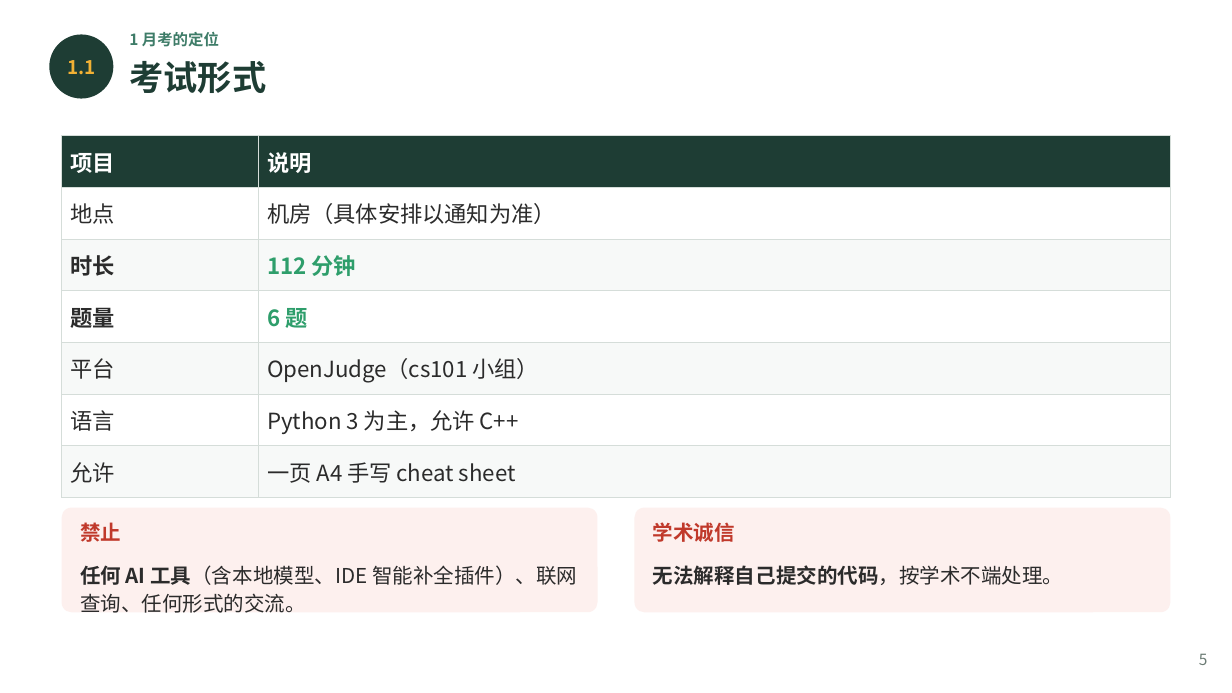
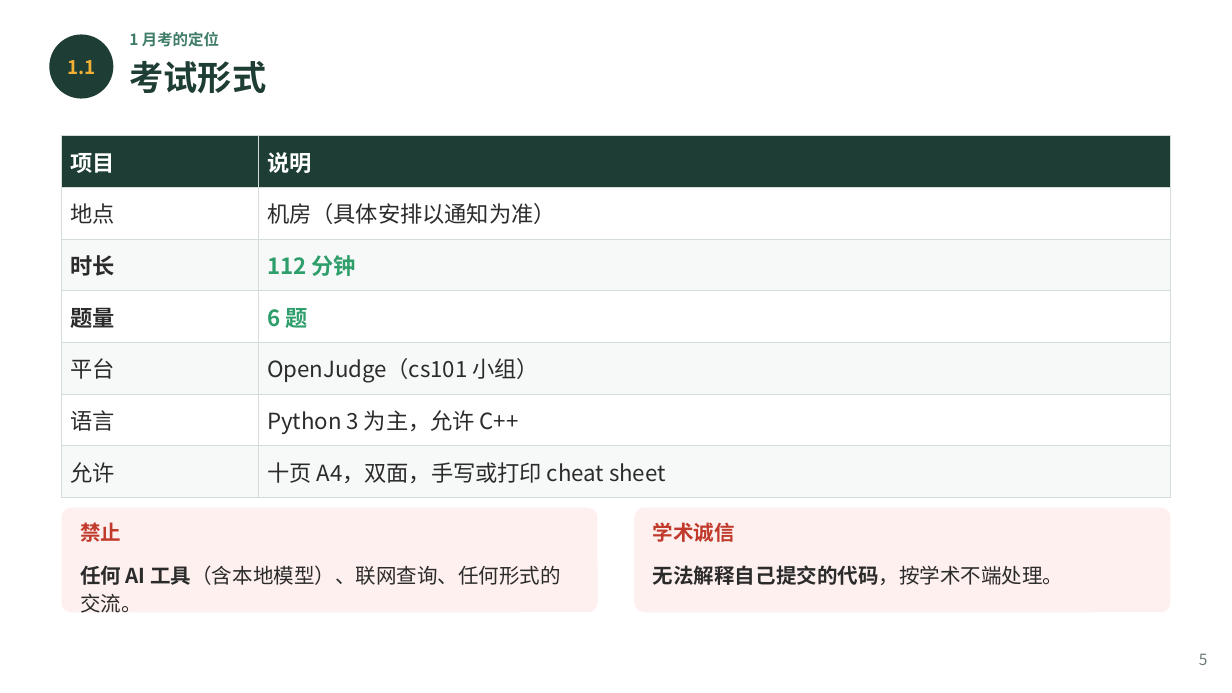
Before and after one commit to GMyhf/2026fall-cs101, a slide deck: slide 5 of courseware/202609_ADS_W05_October_Exam_Review.pptx. Drawn at 1232x693 pixels with LibreOffice and Linux fonts; fonts in the diff are those of the drawing. Boxes give left, top, right and bottom in pixels: in the first picture for what was removed or moved away, otherwise in the second. Text is boxed around its words. In the diff, an @@ line names an element or a change of style, - is before the commit and + after.

```diff
--- a/courseware/202609_ADS_W05_October_Exam_Review.pptx
+++ b/courseware/202609_ADS_W05_October_Exam_Review.pptx
@@ table at box(62, 136, 1170, 487) @@
-row 7, column 2: 一页 A4 手写 cheat sheet
+row 7, column 2: 十页 A4，双面，手写或打印 cheat sheet
@@ text at box(80, 565, 560, 613): text changed @@
-任何 AI 工具（含本地模型、IDE 智能补全插件）、联网查询、任何形式的交流。
+任何 AI 工具（含本地模型）、联网查询、任何形式的交流。
```
Also in this commit, not shown: 1 other slide changed, 2 other files.
